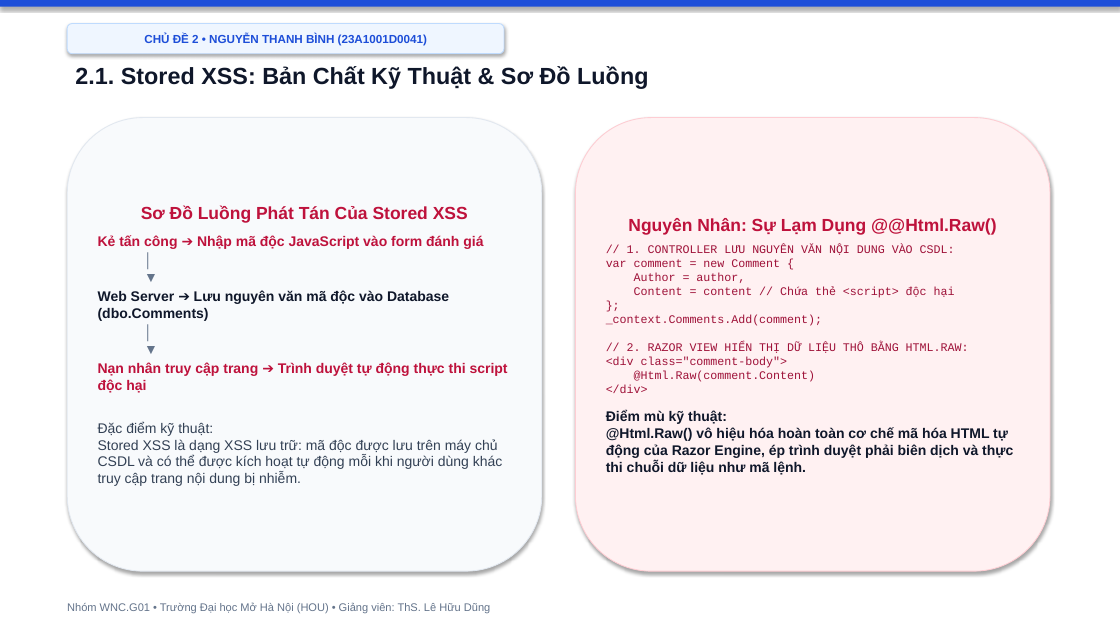
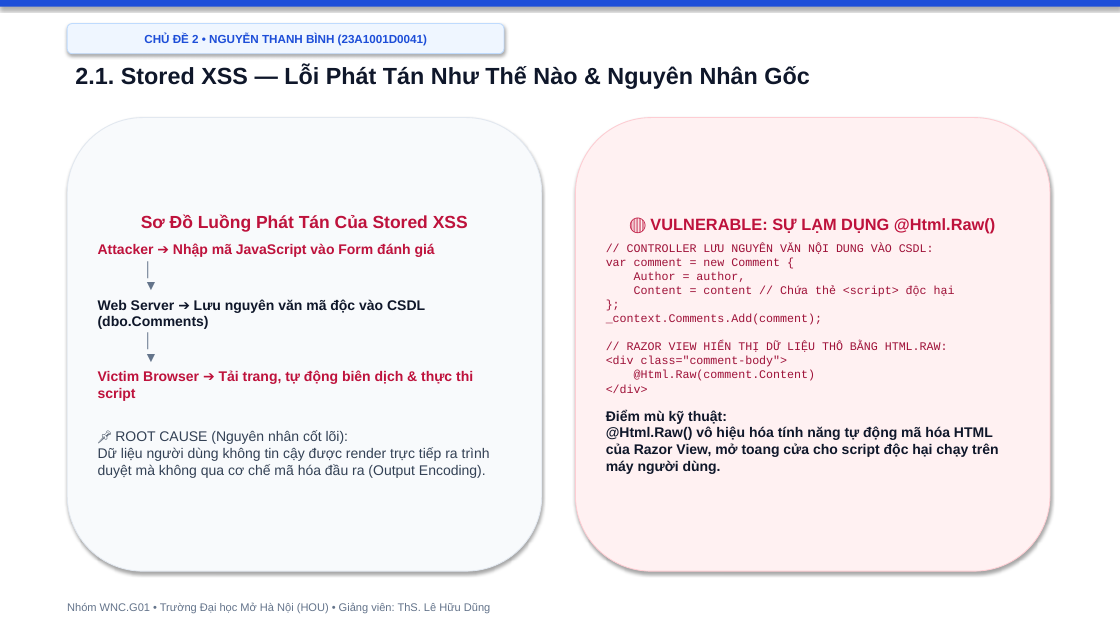
Before and after one commit to hocjsoo/OWASP_Demo, a slide deck: slide 8 of Slide_OWASP_Top3_Nhom_WNC_G01.pptx. Drawn at 1120x630 pixels with LibreOffice and Linux fonts; fonts in the diff are those of the drawing. Boxes give left, top, right and bottom in pixels: in the first picture for what was removed or moved away, otherwise in the second. Text is boxed around its words. In the diff, an @@ line names an element or a change of style, - is before the commit and + after.

```diff
--- a/Slide_OWASP_Top3_Nhom_WNC_G01.pptx
+++ b/Slide_OWASP_Top3_Nhom_WNC_G01.pptx
@@ text at (75, 65, 809, 89): text changed @@
-2.1. Stored XSS: Bản Chất Kỹ Thuật & Sơ Đồ Luồng
+2.1. Stored XSS — Lỗi Phát Tán Như Thế Nào & Nguyên Nhân Gốc
@@ text in rounded rectangle at (606, 218, 998, 474): text changed @@
-Nguyên Nhân: Sự Lạm Dụng @@Html.Raw()
-// 1. CONTROLLER LƯU NGUYÊN VĂN NỘI DUNG VÀO CSDL:
-var comment = new Comment {
-Author = author,
-Content = content // Chứa thẻ <script> độc hại
-};
-_context.Comments.Add(comment);
-// 2. RAZOR VIEW HIỂN THỊ DỮ LIỆU THÔ BẰNG HTML.RAW:
-<div class="comment-body">
-@Html.Raw(comment.Content)
-</div>
-Điểm mù kỹ thuật:
-@Html.Raw() vô hiệu hóa hoàn toàn cơ chế mã hóa HTML tự động của Razor Engine, ép trình duyệt phải biên dịch và thực thi chuỗi dữ liệu như mã lệnh.
+🔴 VULNERABLE: SỰ LẠM DỤNG @Html.Raw()
+// CONTROLLER LƯU NGUYÊN VĂN NỘI DUNG VÀO CSDL:
+var comment = new Comment {
+Author = author,
+Content = content // Chứa thẻ <script> độc hại
+};
+_context.Comments.Add(comment);
+// RAZOR VIEW HIỂN THỊ DỮ LIỆU THÔ BẰNG HTML.RAW:
+<div class="comment-body">
+@Html.Raw(comment.Content)
+</div>
+Điểm mù kỹ thuật:
+@Html.Raw() vô hiệu hóa tính năng tự động mã hóa HTML của Razor View, mở toang cửa cho script độc hại chạy trên máy người dùng.
@@ text in rounded rectangle at (98, 243, 435, 257): text changed @@
-Kẻ tấn công ➔ Nhập mã độc JavaScript vào form đánh giá
+Attacker ➔ Nhập mã JavaScript vào Form đánh giá
@@ text in rounded rectangle at (98, 299, 425, 329): text changed @@
-Web Server ➔ Lưu nguyên văn mã độc vào Database (dbo.Comments)
+Web Server ➔ Lưu nguyên văn mã độc vào CSDL (dbo.Comments)
@@ text in rounded rectangle at (98, 370, 490, 478): text changed @@
-Nạn nhân truy cập trang ➔ Trình duyệt tự động thực thi script độc hại
-Đặc điểm kỹ thuật:
-Stored XSS là dạng XSS lưu trữ: mã độc được lưu trên máy chủ CSDL và có thể được kích hoạt tự động mỗi khi người dùng khác truy cập trang nội dung bị nhiễm.
+Victim Browser ➔ Tải trang, tự động biên dịch & thực thi script
+📌 ROOT CAUSE (Nguyên nhân cốt lõi):
+Dữ liệu người dùng không tin cậy được render trực tiếp ra trình duyệt mà không qua cơ chế mã hóa đầu ra (Output Encoding).
```
Also in this commit, not shown: 18 other slides changed, 2 other files.
